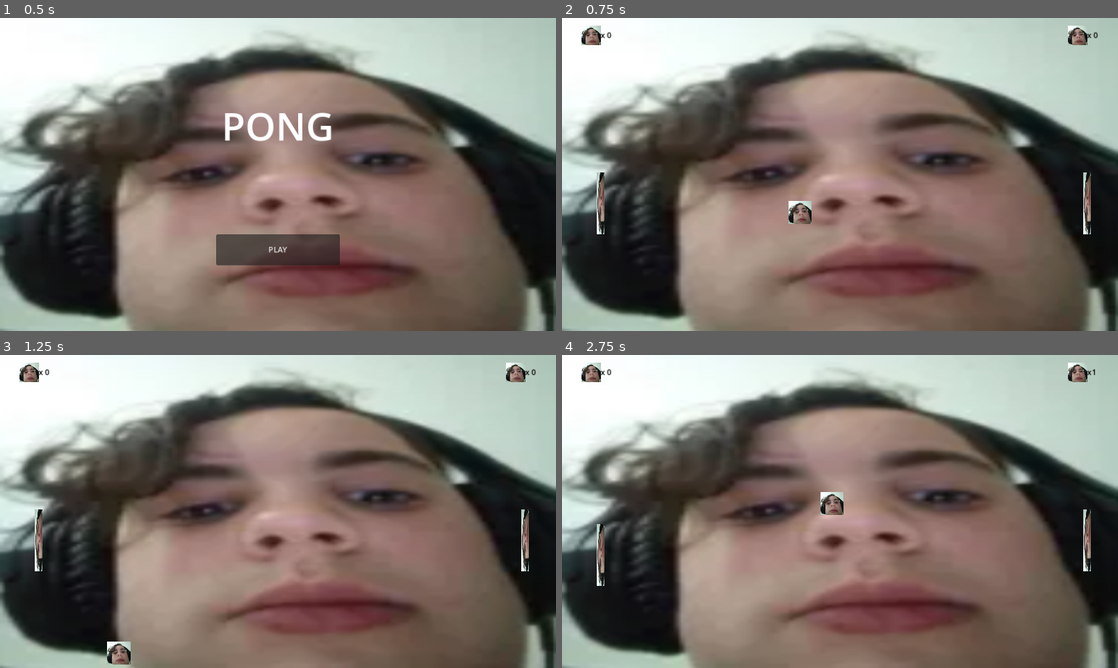
Above: before the commit, frames 1-4 (two rows, left to right).
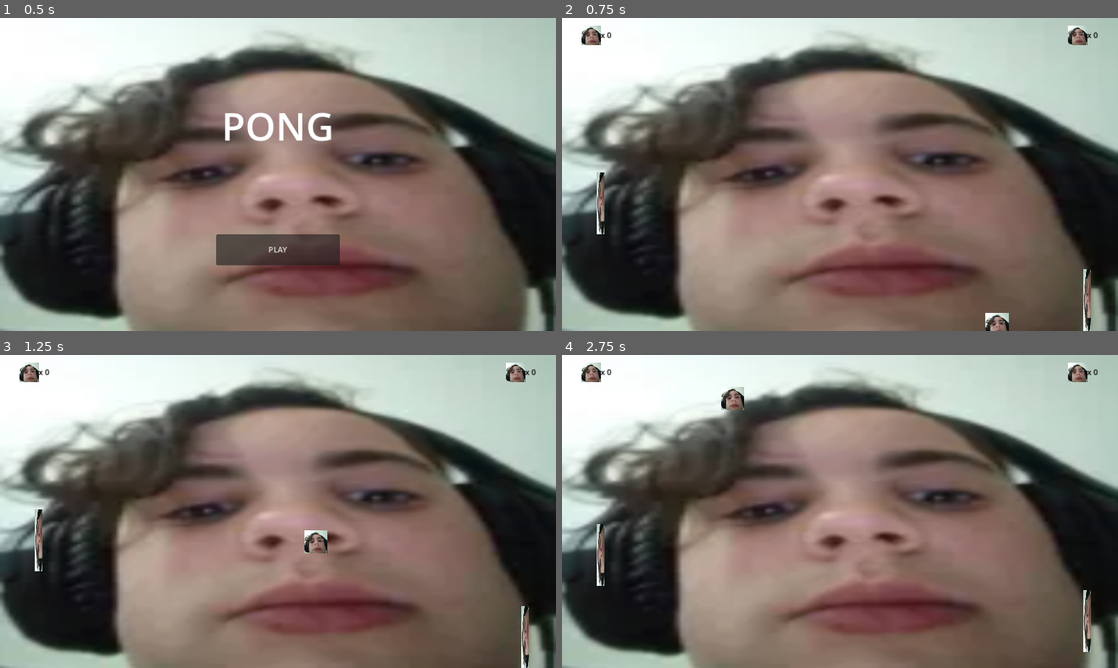
Above: after the commit, the same moments.

Repository: TE4-Umea/te4-pong
Game: Godot game, scene res://Scenes/MainMenu.tscn
The game is run twice, just before and just after one commit, with the same random seed, the same clock (stepped at 60 frames per second) and the same inputs.
Inputs:
- Up to frame 1 (0.5 s): no input
- Up to frame 2 (0.75 s): click "PLAY" at 0.5 s
- Up to frame 3 (1.25 s): no input
- Up to frame 4 (2.75 s): hold W (P1_UP) 1.28-2.03 s; tap Down (P2_DOWN) at 1.35 s; hold S (P1_DOWN) from 2.03 s (still down); tap Up (P2_UP) at 2.1 s

Frame 1 is identical in both runs. In frame 2, 1.0% of the frame differs, in the area x 40-96%, y 49-100%; in frame 3, 1.0%, in the area x 19-96%, y 49-100%; in frame 4, 1.0%.

Commit message:
Out of bounds fix

Diff:
--- a/Scenes/Ball.gd
+++ b/Scenes/Ball.gd
@@ -6,6 +6,10 @@
 func _ready():
 	direction.y = [1, -1].pick_random()
 	direction.x = [1, -1].pick_random()
+
+func _process(delta):
+	if position.y < 0 or position.y > get_viewport_rect().size.y:
+		direction.y *= -1
 
 func _physics_process(delta):
 	if !paused:
--- a/Scenes/Paddle.gd
+++ b/Scenes/Paddle.gd
@@ -3,7 +3,7 @@
 @export var speed : float = 300.0
 @export var side = 'p1'
 
-var max_bounce_angle = 0.3490658504					#20 grader
+var max_bounce_angle = 0.5235987756 		#30
 var paused = false
 var recently_hit = false
 
--- a/Scenes/World.gd
+++ b/Scenes/World.gd
@@ -9,13 +9,11 @@
 
 func _on_norr_body_entered(body):
 	if !body.is_in_group('paddles'):
-		print("HIT")
 		body.direction.y *= -1
 
 
 func _on_bottom_body_entered(body):
 	if !body.is_in_group('paddles'):
-		print("HIT")
 		body.direction.y *= -1
 
 
--- a/Scenes/World.tscn
+++ b/Scenes/World.tscn
@@ -6,10 +6,10 @@
 [ext_resource type="PackedScene" uid="uid://be80dbp2b6dxv" path="res://Scenes/Ball.tscn" id="3_62d1g"]
 
 [sub_resource type="RectangleShape2D" id="RectangleShape2D_5vdgs"]
-size = Vector2(1184, 16)
+size = Vector2(1184, 48)
 
 [sub_resource type="RectangleShape2D" id="RectangleShape2D_22hlc"]
-size = Vector2(1184, 16)
+size = Vector2(1184, 40)
 
 [sub_resource type="RectangleShape2D" id="RectangleShape2D_1kfys"]
 size = Vector2(16, 680)
@@ -25,13 +25,13 @@
 collision_mask = 6
 
 [node name="CollisionShape2D" type="CollisionShape2D" parent="Norr"]
-position = Vector2(576, -8)
+position = Vector2(576, -24)
 shape = SubResource("RectangleShape2D_5vdgs")
 
 [node name="StaticBody2D" type="StaticBody2D" parent="Norr"]
 
 [node name="CollisionShape2D" type="CollisionShape2D" parent="Norr/StaticBody2D"]
-position = Vector2(576, -8)
+position = Vector2(576, -24)
 shape = SubResource("RectangleShape2D_5vdgs")
 
 [node name="Bottom" type="Area2D" parent="."]
@@ -40,13 +40,13 @@
 collision_mask = 6
 
 [node name="CollisionShape2D" type="CollisionShape2D" parent="Bottom"]
-position = Vector2(576, -8)
+position = Vector2(576, 4)
 shape = SubResource("RectangleShape2D_22hlc")
 
 [node name="StaticBody2D" type="StaticBody2D" parent="Bottom"]
 
 [node name="CollisionShape2D" type="CollisionShape2D" parent="Bottom/StaticBody2D"]
-position = Vector2(576, -8)
+position = Vector2(576, 4)
 shape = SubResource("RectangleShape2D_22hlc")
 
 [node name="Kanye" type="Area2D" parent="."]
@@ -161,14 +161,14 @@
 speed = 500.0
 
 [node name="p2" parent="." instance=ExtResource("1_lert0")]
-position = Vector2(1080, 320)
+position = Vector2(1080, 520)
 collision_layer = 5
 collision_mask = 5
 speed = 500.0
 side = "p2"
 
 [node name="Ball" parent="." instance=ExtResource("3_62d1g")]
-position = Vector2(576, 320)
+position = Vector2(984, 552)
 speed = 700.0
 
 [connection signal="pauseSignal" from="." to="p1" method="_on_world_pause_signal"]
